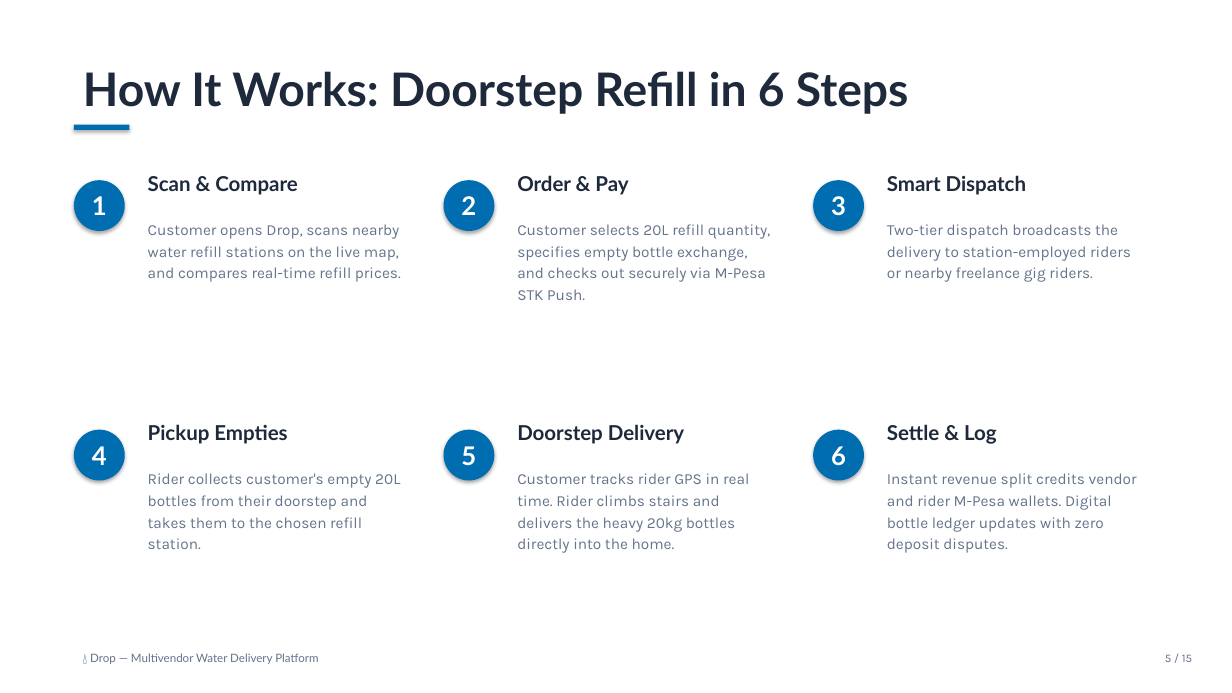
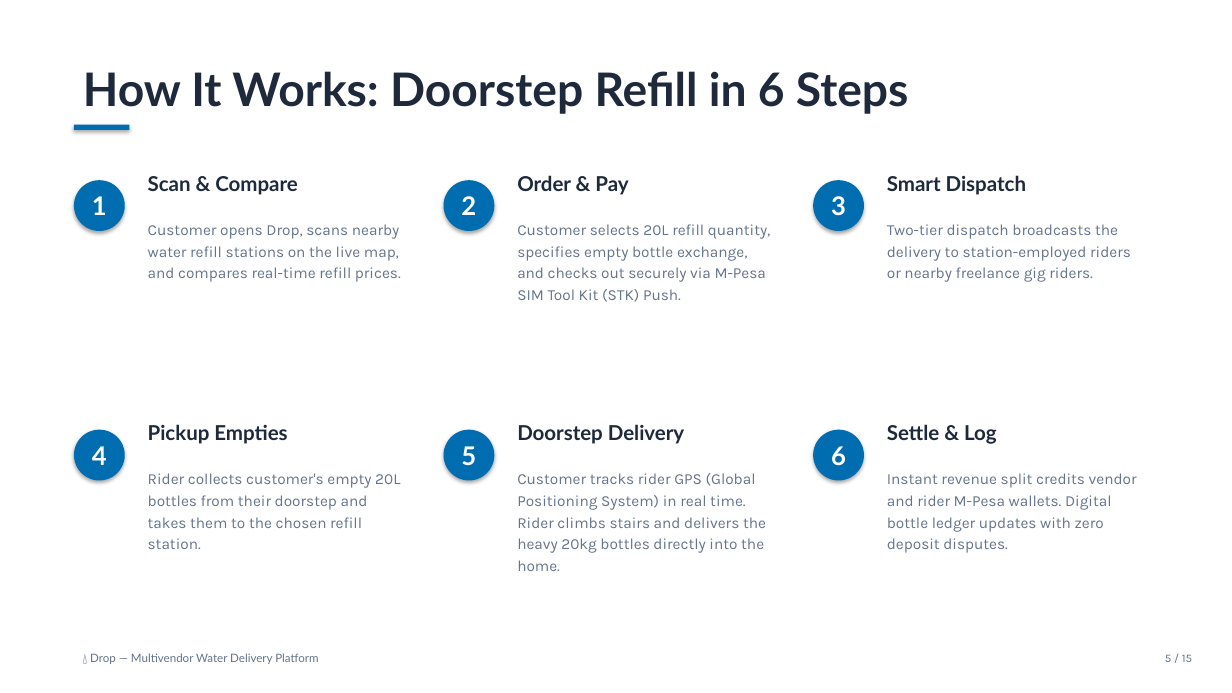
Before and after one commit to WinterJackson/drop-water-delivery-app, a slide deck: slide 5 of Drop_Pitch_Deck.pptx. Drawn at 1232x693 pixels with LibreOffice and Linux fonts; fonts in the diff are those of the drawing. Boxes give left, top, right and bottom in pixels: in the first picture for what was removed or moved away, otherwise in the second. Text is boxed around its words. In the diff, an @@ line names an element or a change of style, - is before the commit and + after.

```diff
--- a/Drop_Pitch_Deck.pptx
+++ b/Drop_Pitch_Deck.pptx
@@ text at [517,224,771,302]: text changed @@
-Customer selects 20L refill quantity, specifies empty bottle exchange, and checks out securely via M-Pesa STK Push.
+Customer selects 20L refill quantity, specifies empty bottle exchange, and checks out securely via M-Pesa SIM Tool Kit (STK) Push.
@@ text at [517,473,766,571]: text changed @@
-Customer tracks rider GPS in real time. Rider climbs stairs and delivers the heavy 20kg bottles directly into the home.
+Customer tracks rider GPS (Global Positioning System) in real time. Rider climbs stairs and delivers the heavy 20kg bottles directly into the home.
```
Also in this commit, not shown: 11 other slides changed.
